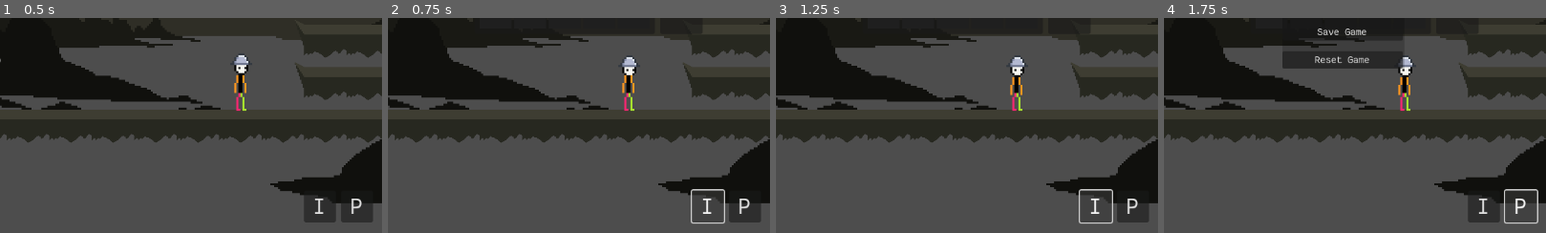
Above: before the commit, frames 1-4 (left to right).
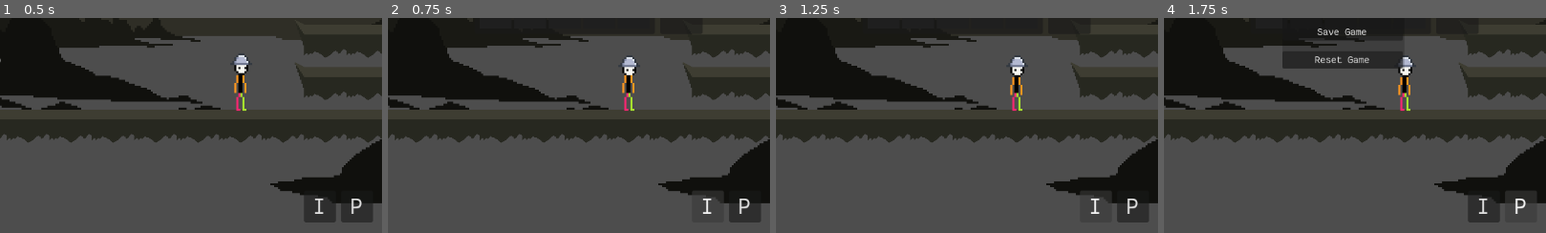
Above: after the commit, the same moments.

Repository: astrimbu/game-test
Game: Godot game, scene res://scenes/World.tscn
The game is run twice, just before and just after one commit, with the same random seed, the same clock (stepped at 60 frames per second) and the same inputs.
Inputs:
- Up to frame 1 (0.5 s): no input
- Up to frame 2 (0.75 s): click "I" at 0.5 s
- Up to frame 3 (1.25 s): no input
- Up to frame 4 (1.75 s): click "P" at 1.25 s
The pictures show only the part of the screen within x 27-77%, y 50-100%; the shares and areas given below are measured in that part.

Frame 1 is identical in both runs. In frame 2, 0.3% of the frame differs, in the area x 79-89%, y 79-96%; in frame 3, 0.3%; in frame 4, 0.2%.

Commit message:
Remove circular dependency and release button focus

Diff:
--- a/scripts/dropped_item.gd
+++ b/scripts/dropped_item.gd
@@ -10,8 +10,6 @@
 var drop_height: float = -50.0
 var drop_duration: float = 0.75
 var time_elapsed: float = 0.0
-
-var dropped_item_scene = preload("res://scenes/DroppedItem.tscn")
 
 func _ready():
 	# Set collision layer to Layer 5 (Items)
--- a/scripts/ui/ui.gd
+++ b/scripts/ui/ui.gd
@@ -23,9 +23,11 @@
 
 func _on_inventory_button_pressed() -> void:
 	toggle_inventory()
+	inventory_button.release_focus()
 
 func _on_pause_button_pressed() -> void:
 	EventBus.toggle_pause.emit()
+	pause_button.release_focus()
 
 func toggle_inventory() -> void:
 	inventory_ui.toggle_visibility()
